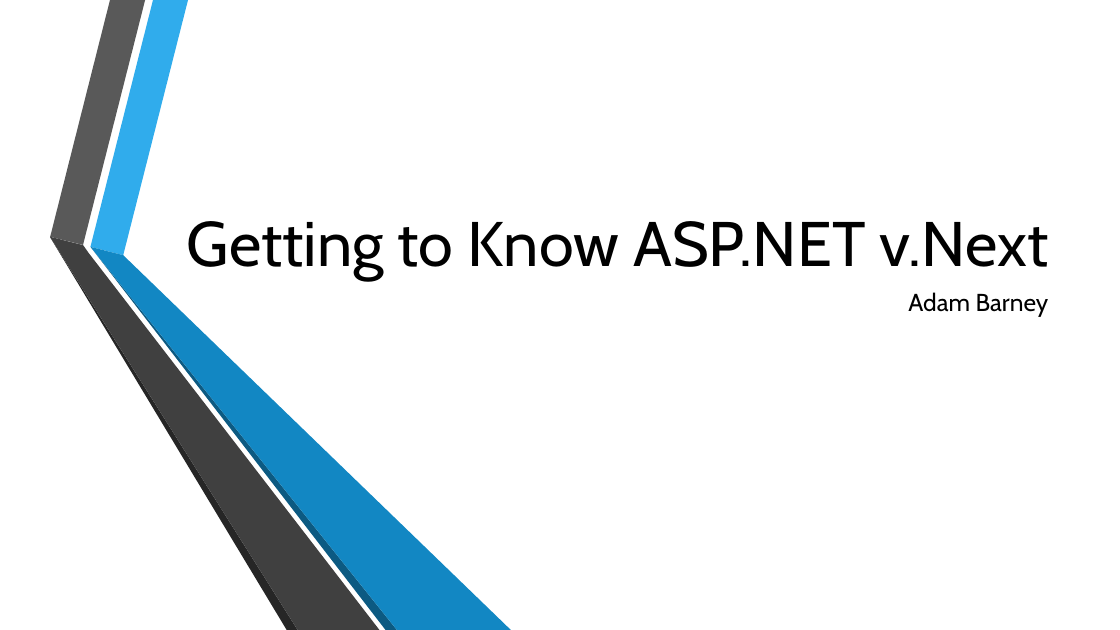
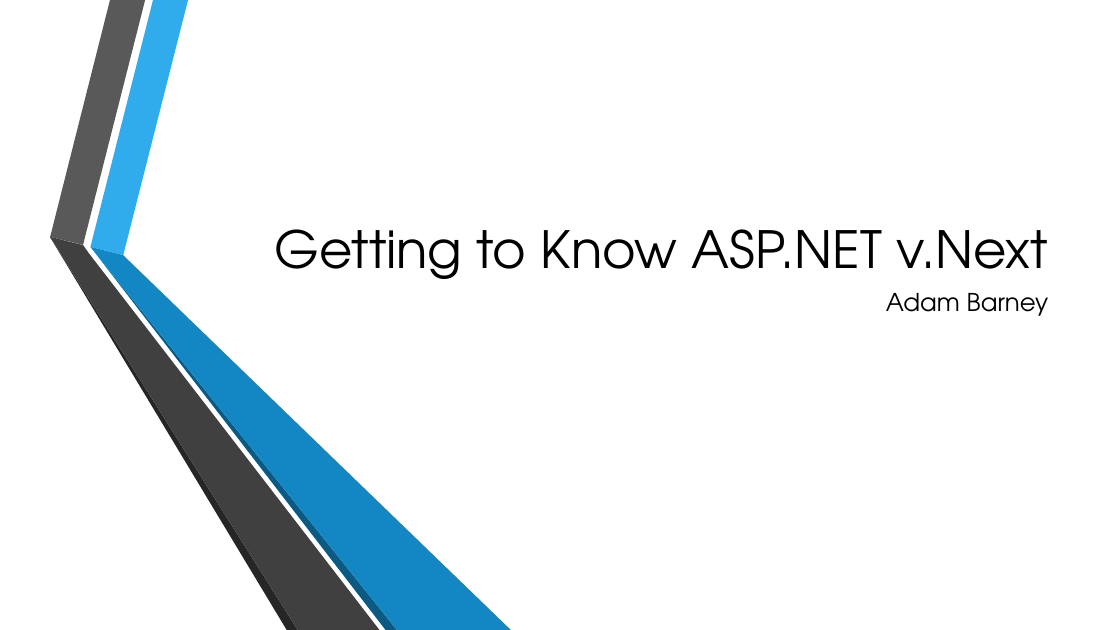
Before and after one commit to cabarney/ASP.NET-v.Next-Talk, a slide deck: slide 1 of Getting to Know ASP.pptx. Drawn at 1120x630 pixels with LibreOffice and Linux fonts; fonts in the diff are those of the drawing; background and template pictures are left out. Boxes give left, top, right and bottom in pixels: in the first picture for what was removed or moved away, otherwise in the second. Text is boxed around its words. In the diff, an @@ line names an element or a change of style, - is before the commit and + after.

```diff
--- a/Getting to Know ASP.pptx
+++ b/Getting to Know ASP.pptx
@@ title "Getting to Know ASP.NET v.Next": place and size @@
-title "Getting to Know ASP.NET v.Next" at (187, 221, 1049, 280)
+title "Getting to Know ASP.NET v.Next" at (275, 229, 1047, 279)
@@ title "Getting to Know ASP.NET v.Next" at (275, 229, 1047, 279): size 54 to 44 pt, font Cabin to TeX Gyre Adventor @@
@@ subtitle "Adam Barney" at (886, 293, 1049, 316): font Cabin to TeX Gyre Adventor @@
```
Also in this commit, not shown: 10 other slides changed, 1 other file.
